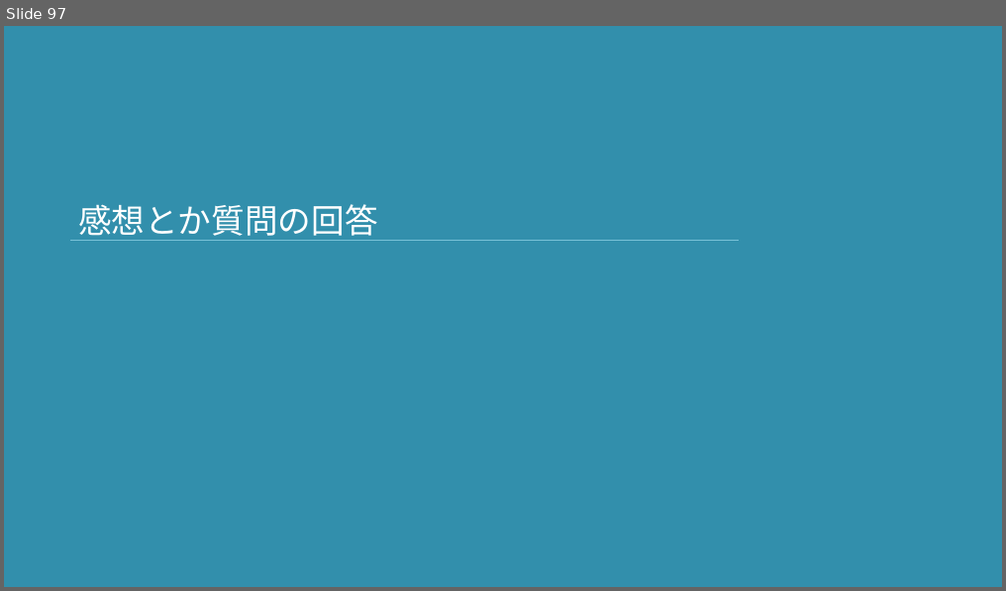
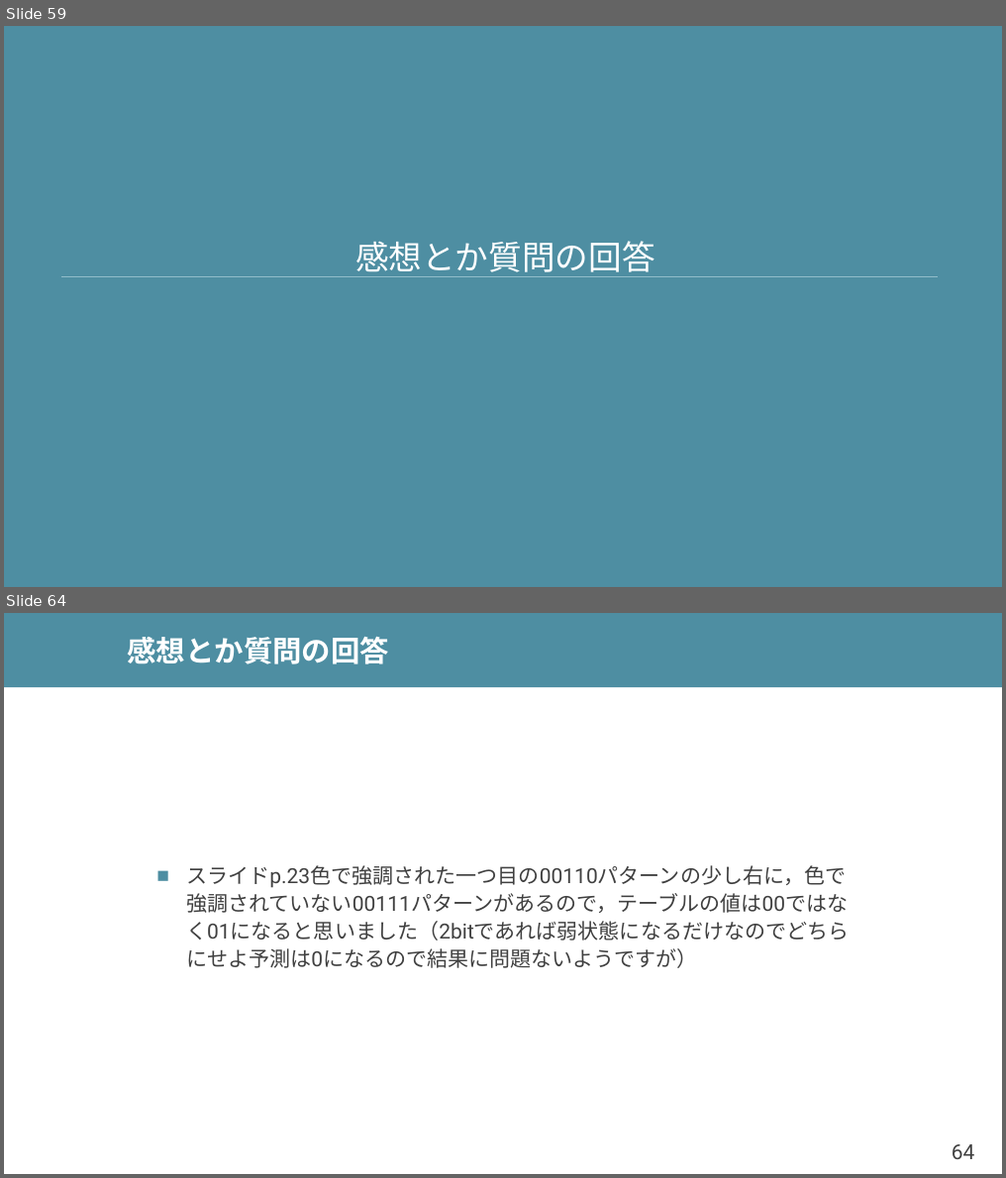
Before and after one commit to shioyadan/advanced-computer-organization, a slide deck: aco-shioya-07.pptx. Shown one above the other, each under a label of ours: slide 97 before the commit, slides 59 and 64 after it; the slides between them are not shown. The pictures are 1006x591 and 1006x1178 pixels, drawn with LibreOffice and Linux fonts; fonts in the diff are those of the drawing. Boxes give left, top, right and bottom in pixels: in the first picture for what was removed or moved away, otherwise in the second. Text is boxed around its words. In the diff, an @@ line names an element or a change of style, - is before the commit and + after.

```diff
--- a/aco-shioya-07.pptx
+++ b/aco-shioya-07.pptx
@@ slide 64 added at (4, 613, 1002, 1174), background #FFFFFF @@
@@ rectangle added at (4, 613, 1002, 687), fill #4E8EA2 @@
@@ title added at (128, 637, 389, 664), 28 pt, text #FFFFFF, bold @@
+感想とか質問の回答
@@ text added at (186, 865, 847, 913), 20 pt, text #404040 @@
+■ スライドp.23色で強調された一つ目の00110パターンの少し右に，色で強調されていない00111パターンがあるので，テーブルの値は00ではなく01になると思いました（2bitであれば弱状態になるだけなのでどちらにせよ予測は0になるので結果に問題ないようですが）
@@ page number added at (951, 1145, 975, 1159), 20 pt, text #404040 @@
+64
@@ what was slide 97 is now slide 59 @@
@@ slide 59 changed as well @@
@@ background #328FAC to #4E8EA2 @@
@@ title "感想とか質問の回答": place and size @@
-title "感想とか質問の回答" at (78, 204, 378, 241)
+title "感想とか質問の回答" at (355, 241, 655, 277)
@@ title "感想とか質問の回答" at (355, 241, 655, 277): alignment left to centre @@
@@ line removed from (70, 240) to (740, 240) @@
@@ line added from (60, 277) to (938, 277), #92BDCA 0.75 pt @@
```
Also in this commit, not shown: 55 other slides changed, 30 other slides added, 57 slides removed, 2 other files.
